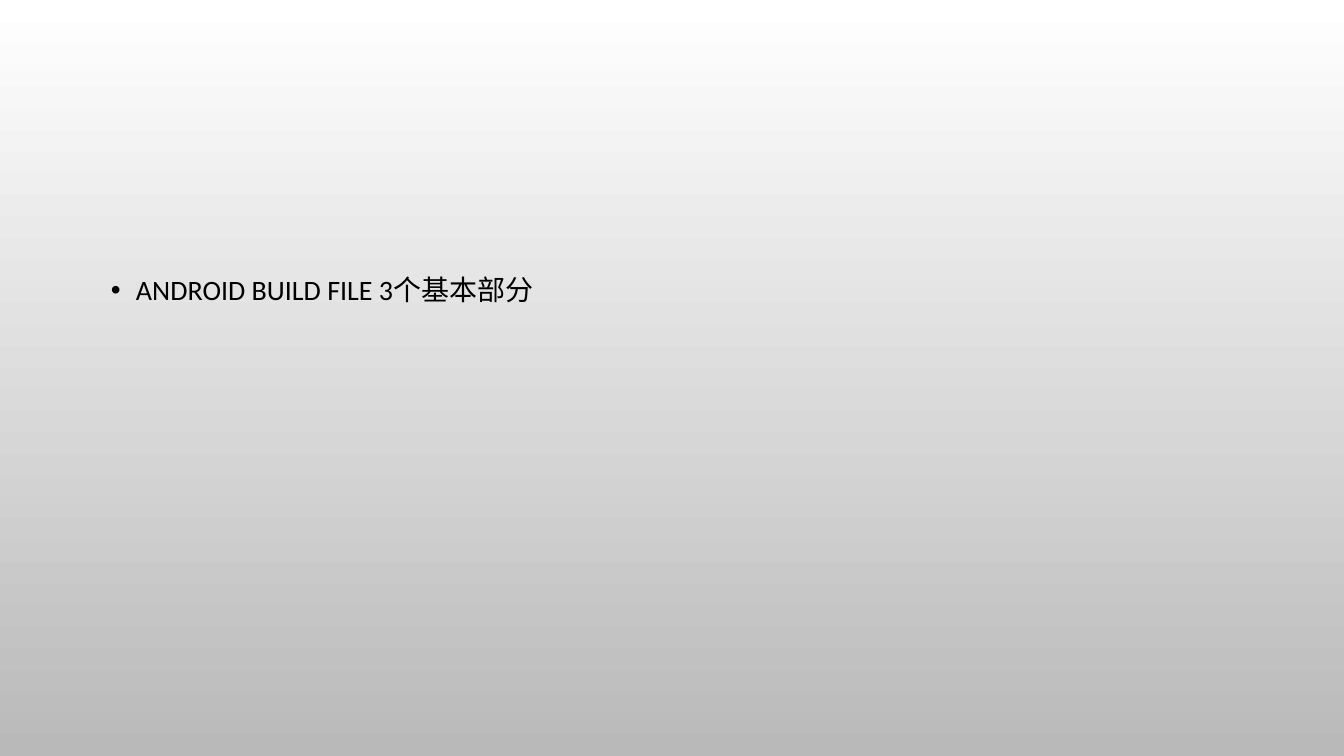
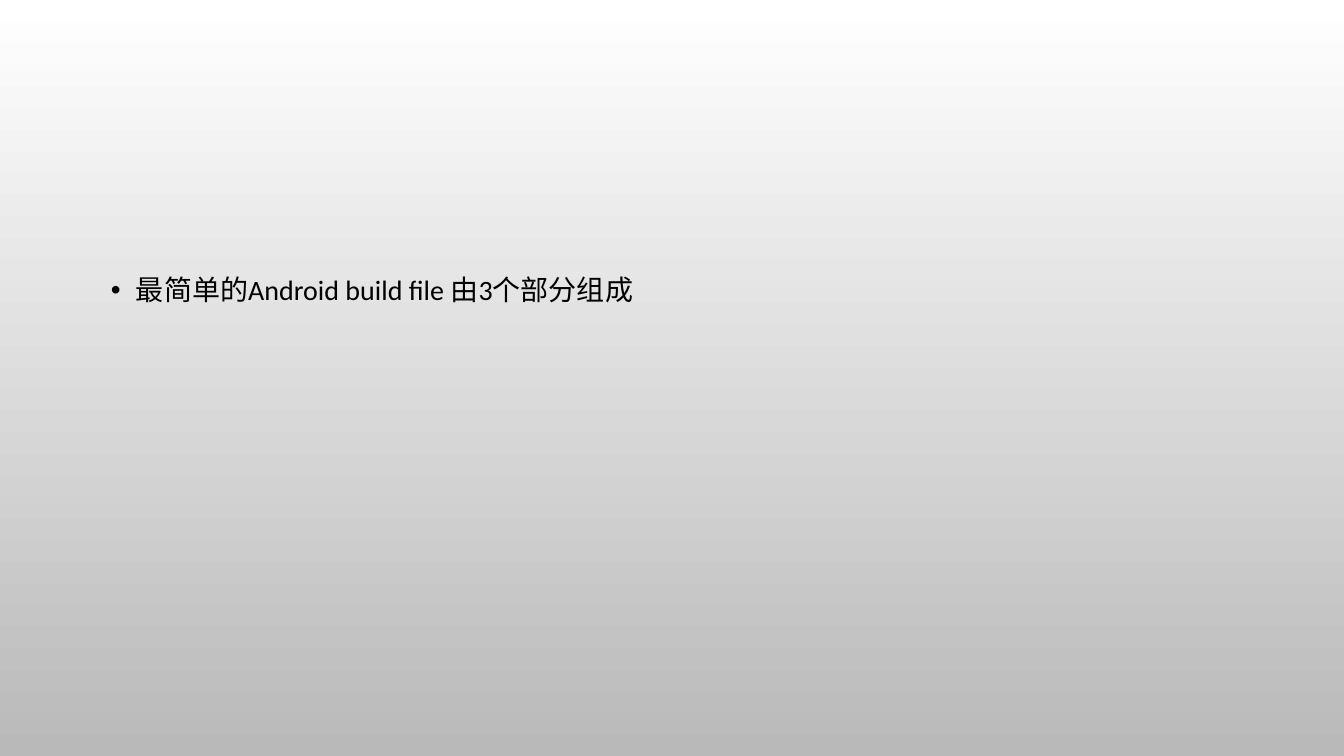
Before and after one commit to JohnDannl/HelloGradle, a slide deck: slide 3 of Gradle.pptx. Drawn at 1344x756 pixels with LibreOffice and Linux fonts; fonts in the diff are those of the drawing; background and template pictures are left out. Boxes give left, top, right and bottom in pixels: in the first picture for what was removed or moved away, otherwise in the second. Text is boxed around its words. In the diff, an @@ line names an element or a change of style, - is before the commit and + after.

```diff
--- a/Gradle.pptx
+++ b/Gradle.pptx
@@ text at <box>136,276,633,303</box>: text changed @@
-• ANDROID BUILD FILE 3个基本部分
+• 最简单的Android build file 由3个部分组成
```
Also in this commit, not shown: 2 other slides changed, 3 slides added, 2 other files.
